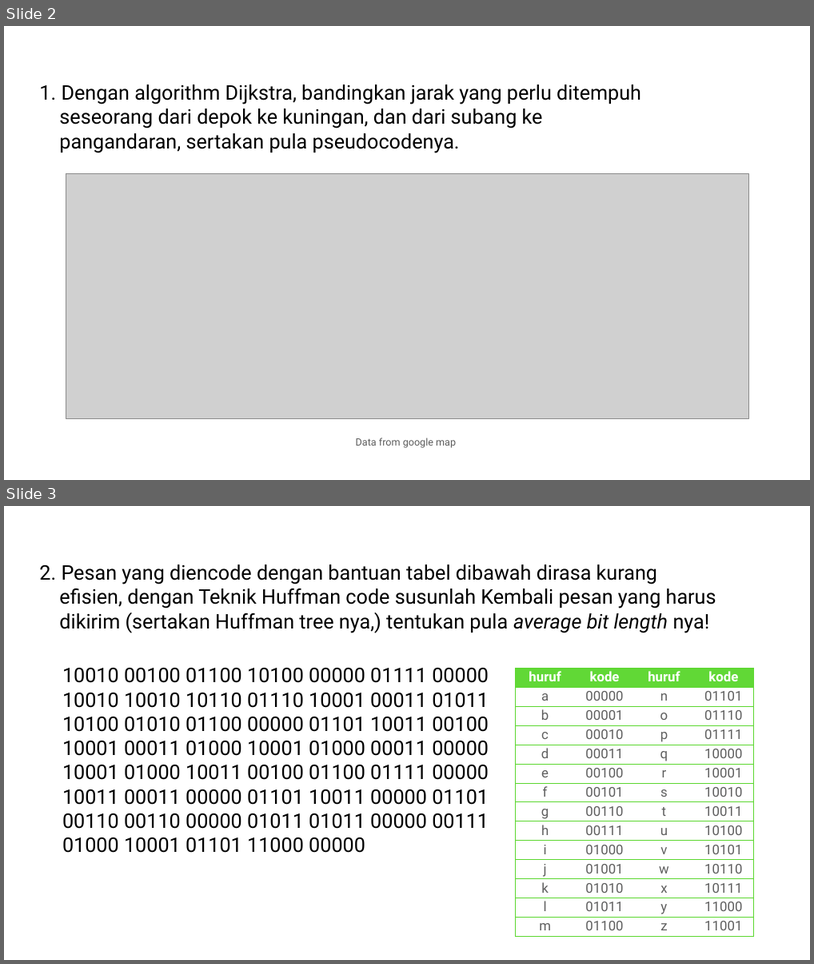
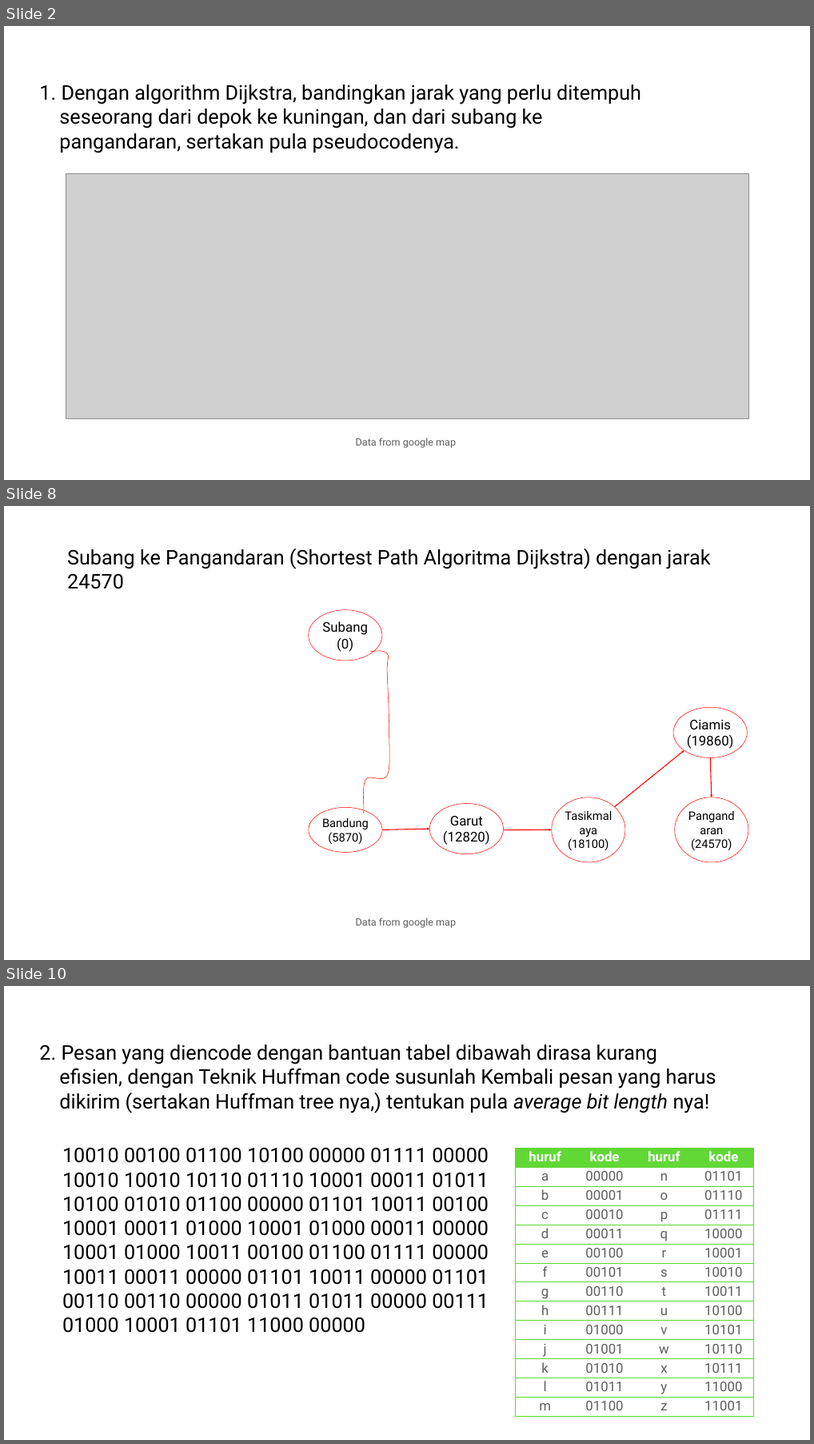
Before and after one commit to HanifHBK/TugasPMC, a slide deck: Latihan 6/implementasi graph dan tree.pptx. Shown one above the other, each under a label of ours: slides 2 and 3 before the commit, slides 2, 8 and 10 after it; the slides between them are not shown. The pictures are 814x964 and 814x1444 pixels, drawn with LibreOffice and Linux fonts; fonts in the diff are those of the drawing; grey boxes stand for pictures. Boxes give left, top, right and bottom in pixels: in the first picture for what was removed or moved away, otherwise in the second. Text is boxed around its words. In the diff, an @@ line names an element or a change of style, - is before the commit and + after.

```diff
--- a/Latihan 6/implementasi graph dan tree.pptx
+++ b/Latihan 6/implementasi graph dan tree.pptx
@@ slide 8 added at (4, 506, 810, 960), background #FFFFFF @@
@@ text added at (67, 548, 710, 589), 48 pt, text #000000 @@
+Subang ke Pangandaran (Shortest Path Algoritma Dijkstra) dengan jarak 24570
@@ ellipse added at (309, 610, 382, 660), outline #FF0000 1 pt, 32 pt, text #000000 @@
+Subang (0)
@@ freeform shape added at (363, 651, 390, 813), outline #FF0000 1 pt @@
@@ ellipse added at (674, 707, 747, 757), outline #FF0000 1 pt, 32 pt, text #000000 @@
+Ciamis (19860)
@@ arrow added from (614, 807) to (684, 750), #FF0000 2 pt @@
@@ arrow added from (710, 757) to (712, 797), #FF0000 2 pt @@
@@ ellipse added at (309, 807, 382, 852), outline #FF0000 1 pt, 28 pt, text #000000 @@
+Bandung (5870)
@@ ellipse added at (430, 804, 503, 854), outline #FF0000 1 pt, 32 pt, text #000000 @@
+Garut (12820)
@@ ellipse added at (551, 797, 626, 862), outline #FF0000 1 pt, 28 pt, text #000000 @@
+Tasikmalaya (18100)
@@ ellipse added at (675, 797, 749, 862), outline #FF0000 1 pt, 28 pt, text #000000 @@
+Pangandaran (24570)
@@ arrow added from (382, 829) to (430, 828), #FF0000 2 pt @@
@@ arrow added from (504, 829) to (551, 829), #FF0000 2 pt @@
@@ text added at (356, 917, 456, 928), 24 pt, text #5E5E5E @@
+Data from google map
@@ what was slide 3 is now slide 10 @@
```
Also in this commit, not shown: 1 slide changed, 10 other slides added.
